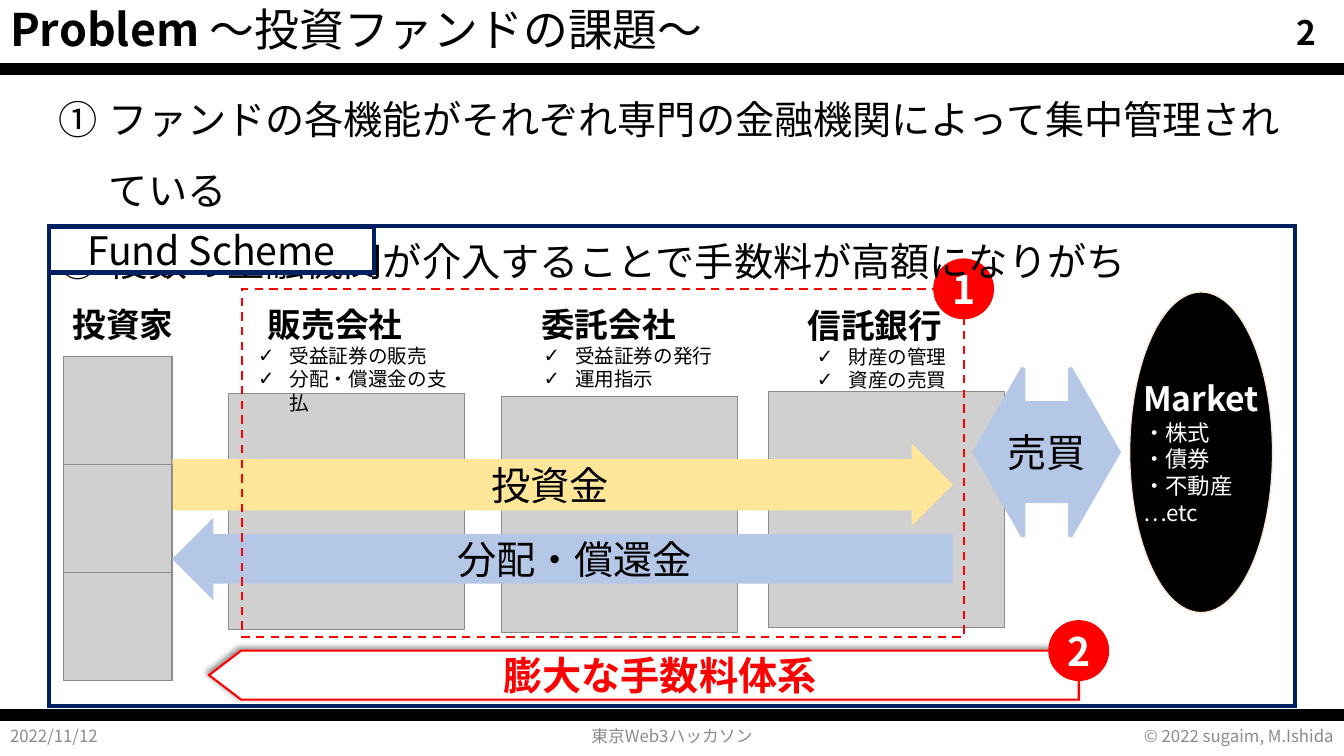
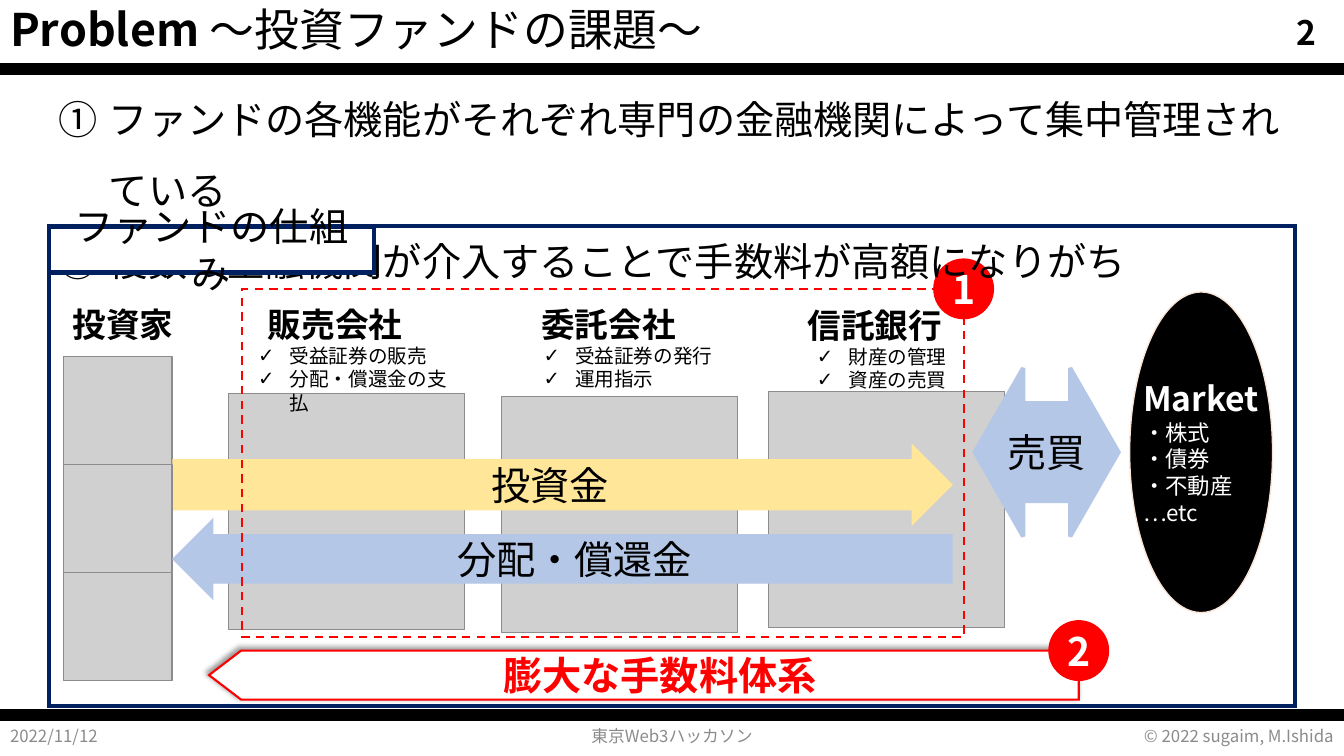
Before and after one commit to web3mini-investment/frontend, a slide deck: slide 2 of TokyoWeb3Hackathon_dFund_Concept.pptx. Drawn at 1344x756 pixels with LibreOffice and Linux fonts; fonts in the diff are those of the drawing; grey boxes stand for pictures. Boxes give left, top, right and bottom in pixels: in the first picture for what was removed or moved away, otherwise in the second. Text is boxed around its words. In the diff, an @@ line names an element or a change of style, - is before the commit and + after.

```diff
--- a/TokyoWeb3Hackathon_dFund_Concept.pptx
+++ b/TokyoWeb3Hackathon_dFund_Concept.pptx
@@ text in rectangle at (x1=74, y1=201, x2=348, y2=291): text changed @@
-Fund Scheme
+ファンドの仕組み
```
Also in this commit, not shown: 2 other slides changed, 1 slide added, 1 other file.
